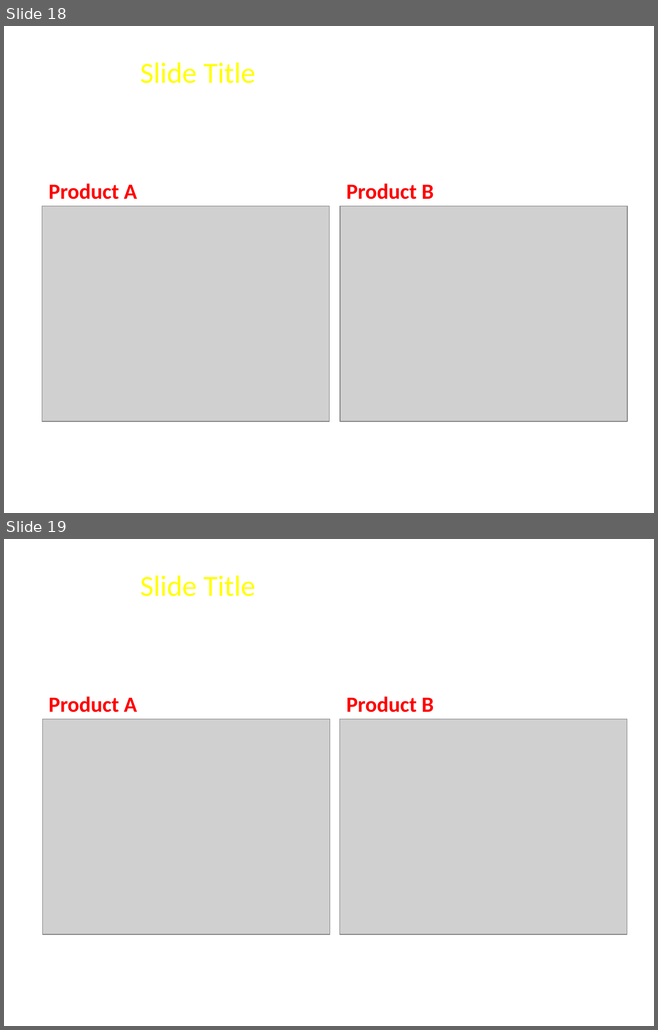
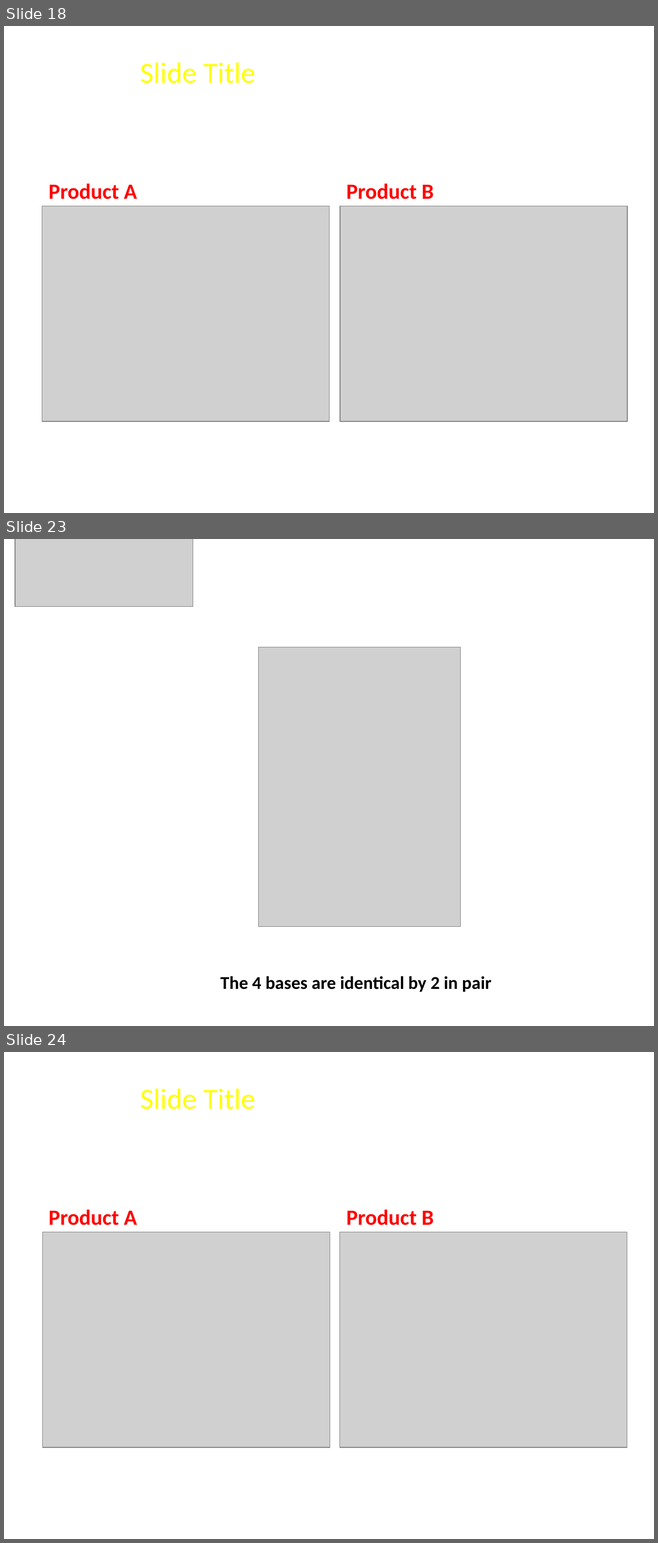
Before and after one commit to FeedMapping/Schema, a slide deck: slide/ppt/Mapping-Ideas.pptx. Shown one above the other, each under a label of ours: slides 18 and 19 before the commit, slides 18, 23 and 24 after it; the slides between them are not shown. The pictures are 658x1030 and 658x1543 pixels, drawn with LibreOffice and Linux fonts; fonts in the diff are those of the drawing; grey boxes stand for pictures; background and template pictures are left out. Boxes give left, top, right and bottom in pixels: in the first picture for what was removed or moved away, otherwise in the second. Text is boxed around its words. In the diff, an @@ line names an element or a change of style, - is before the commit and + after.

```diff
--- a/slide/ppt/Mapping-Ideas.pptx
+++ b/slide/ppt/Mapping-Ideas.pptx
@@ slide 23 added at (x1=4, y1=539, x2=654, y2=1026), background picture (left out) @@
@@ picture added at (x1=15, y1=539, x2=193, y2=606) @@
@@ picture added at (x1=259, y1=647, x2=460, y2=927) @@
@@ title added at (x1=220, y1=976, x2=491, y2=992), 20 pt, text #000000, bold @@
+The 4 bases are identical by 2 in pair
@@ what was slide 19 is now slide 24 @@
```
Also in this commit, not shown: 3 slides changed, 6 other slides added, 3 slides removed.
